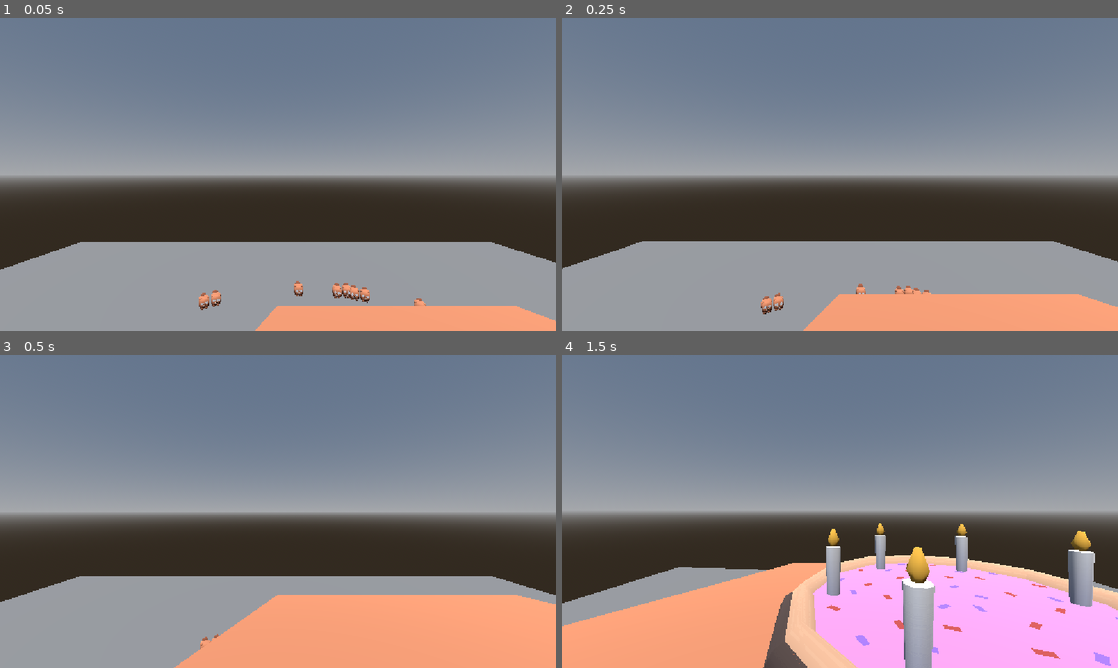
Above: before the commit, frames 1-4 (two rows, left to right).
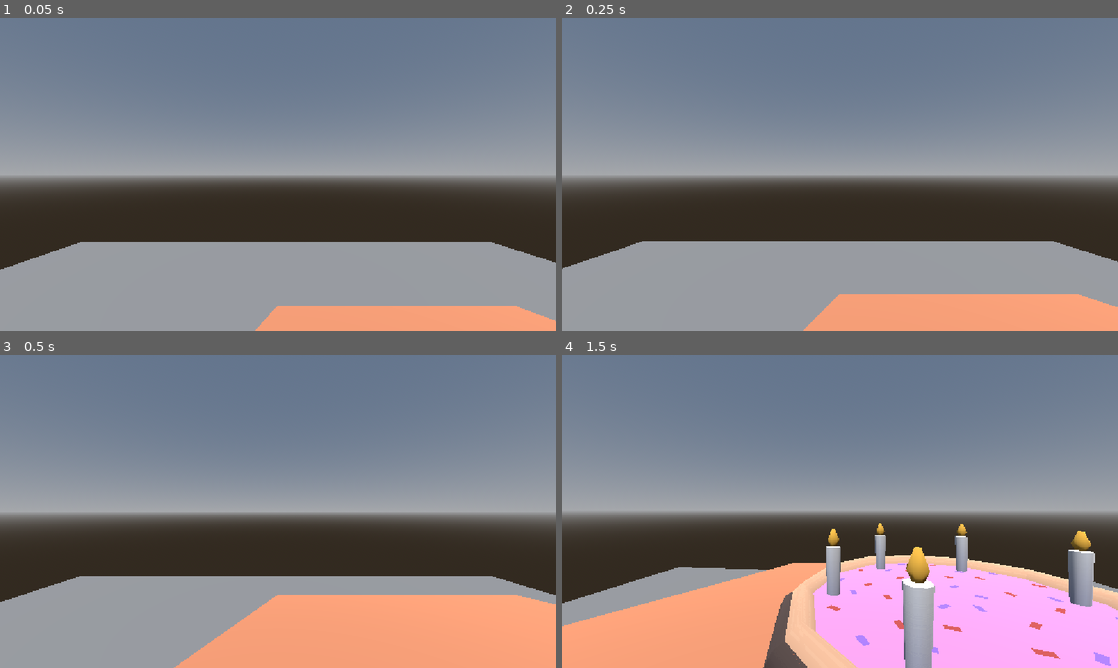
Above: after the commit, the same moments.

Repository: Constanze3/kenney-jam-2026
Game: Godot game, scene res://scenes/game.tscn
The game is run twice, just before and just after one commit, with the same random seed, the same clock (stepped at 60 frames per second) and the same inputs.
Inputs (mouse positions are in pixels of both pictures, inside the frame that each line leads up to):
- Up to frame 1 (0.05 s): no input
- Up to frame 2 (0.25 s): no input
- Up to frame 3 (0.5 s): no input
- Up to frame 4 (1.5 s): move the mouse to (962, 495) at 0.52 s; hold D (right) 0.53-1.28 s; tap Space (jump) at 0.6, 0.77, 1.07, 1.35 s; click (962, 495) at 0.67 s; move the mouse to (812, 511) at 1.27 s; hold W (forward) from 1.28 s (still down)

The runs differ from the first frame. In frame 1, 0.5% of the frame differs, in the area x 35-77%, y 84-94%; in frame 2, 0.3%; in frame 3, less than 0.1%; in frame 4, nothing differs.

Commit message:
feat:start on wave customization

Diff:
--- /dev/null
+++ b/data/enemies.json
@@ -0,0 +1,42 @@
+[
+	{
+		"name": "beaver",
+		"health": 50,
+		"damage": 10,
+		"walk_speed" : 5,
+		"climb_speed" : 3,
+		"jump_height" : 6,
+		"scale" : 1,
+		"path": "res://assets/cube_pets/animal-beaver.glb"
+	},
+	{
+		"name": "bee",
+		"health": 25,
+		"damage": 12,
+		"walk_speed" : 7,
+		"climb_speed" : 6,
+		"jump_height" : 7,
+		"scale" : 0.75,
+		"path": "res://assets/cube_pets/animal-bee.glb"
+	},
+	{
+		"name": "bunny",
+		"health": 30,
+		"damage": 6,
+		"walk_speed" : 6,
+		"climb_speed" : 5,
+		"jump_height" : 8,
+		"scale" : 0.8,
+		"path": "res://assets/cube_pets/animal-bunny.glb"
+	},
+	{
+		"name": "elephant",
+		"health": 100,
+		"damage": 10,
+		"walk_speed" : 2,
+		"climb_speed" : 2,
+		"jump_height" : 2,
+		"scale" : 1.5,
+		"path": "res://assets/cube_pets/animal-elephant.glb"
+	}
+]
--- /dev/null
+++ b/data/waves.json
@@ -0,0 +1,23 @@
+[
+	{
+		"duration": 123,
+		"enemy_counts": {
+			"beaver": 10
+		}
+	},
+	{
+		"duration": 123,
+		"enemy_counts": {
+			"beaver": 6,
+			"bee":5
+		}
+	},
+	{
+		"duration": 123,
+		"enemy_counts": {
+			"beaver": 10,
+			"bee":4
+		}
+	}
+
+]
--- a/scenes/enemy.tscn
+++ b/scenes/enemy.tscn
@@ -15,7 +15,8 @@
 script = ExtResource("1_md0e3")
 face_area = NodePath("FaceTrigger")
 jump_force = 10.0
-climbing_velocity = 4.0
+climbing_velocity = 8.0
+speed = 15.0
 
 [node name="CollisionShape3D" type="CollisionShape3D" parent="." unique_id=1250081614]
 transform = Transform3D(1, 0, 0, 0, 1, 0, 0, 0, 1, 0, 0, -0.00024414063)
--- a/scenes/game.tscn
+++ b/scenes/game.tscn
@@ -2,6 +2,7 @@
 
 [ext_resource type="Script" uid="uid://dneugbi18nmw0" path="res://scripts/game_manager.gd" id="1_iywne"]
 [ext_resource type="PackedScene" uid="uid://c6nf62wo63a4j" path="res://scenes/enemy_spawner.tscn" id="1_uwrxv"]
+[ext_resource type="JSON" path="res://data/waves.json" id="2_u5sy4"]
 [ext_resource type="PackedScene" uid="uid://b5uwl2dp48qjo" path="res://scenes/enemy.tscn" id="2_yqjtg"]
 [ext_resource type="PackedScene" uid="uid://maen18bhyk43" path="res://scenes/player.tscn" id="3_lnu2h"]
 [ext_resource type="Texture2D" uid="uid://d26dikvntj27w" path="res://assets/castle_kit/Textures/colormap.png" id="4_lbhrr"]
@@ -109,10 +110,13 @@
 [sub_resource type="CylinderShape3D" id="CylinderShape3D_iywne"]
 height = 1.7691919
 
-[node name="Game" type="Node3D" unique_id=2062472101 node_paths=PackedStringArray("tower")]
+[node name="Game" type="Node3D" unique_id=2062472101 node_paths=PackedStringArray("tower", "enemy_spawner")]
 script = ExtResource("1_iywne")
 tower = NodePath("Tower")
+enemy_spawner = NodePath("EnemySpawner")
 max_tower_health = 100.0
+wait_timer = 5.0
+wave_data = ExtResource("2_u5sy4")
 
 [node name="Player" parent="." unique_id=432607406 instance=ExtResource("3_lnu2h")]
 transform = Transform3D(1, 0, 0, 0, 1, 0, 0, 0, 1, -3.0830936, 26.331724, -0.040649414)
--- a/scripts/enemy.gd
+++ b/scripts/enemy.gd
@@ -1,14 +1,17 @@
 class_name Enemy
 extends CharacterBody3D
 
-const SPEED = 5.0
-const JUMP_VELOCITY = 4.5
+@export var face_area : Area3D
+@export_category("Movement")
+@export var jump_force : float
+@export var climbing_velocity : float
+@export var speed = 5.0
 
-@export var face_area : Area3D
+@export_group("Debug")
+@export var climbing : bool
 @export var should_jump : bool
-@export var jump_force : float
-@export var climbing : bool
-@export var climbing_velocity : float
+
+
 
 func _ready() -> void:
 	face_area.body_entered.connect(on_body_entered)
@@ -35,16 +38,21 @@
 
 	var direction := (Vector3(0,30,0) - position).normalized()
 	if direction:
-		velocity.x = direction.x * SPEED
-		velocity.z = direction.z * SPEED
+		velocity.x = direction.x * speed
+		velocity.z = direction.z * speed
 	else:
-		velocity.x = move_toward(velocity.x, 0, SPEED)
-		velocity.z = move_toward(velocity.z, 0, SPEED)
+		velocity.x = move_toward(velocity.x, 0, speed)
+		velocity.z = move_toward(velocity.z, 0, speed)
 
 	move_and_slide()
 
+#Function called when climbing surfaces
 func climb() -> void:
 	velocity.y = climbing_velocity
+
+#Used to keep track of the amount of current enemies left in GameManager
+func _exit_tree() -> void:
+	Constants.game_manager.current_enemy_count -= 1
 
 func on_body_entered(body: Node3D) -> void:
 	if body is Enemy and body.name != name:
--- a/scripts/enemy_spawner.gd
+++ b/scripts/enemy_spawner.gd
@@ -1,21 +1,17 @@
+class_name  EnemySpawner
 extends Node
 @export var enemy_scene : PackedScene
 @export var spawn_radius : float
+@export var enemy_data : JSON
 var angle : float
-# Called when the node enters the scene tree for the first time.
-func _ready() -> void:
-	for i in 40:
-		_spawn_enemy()
-# Called every frame. 'delta' is the elapsed time since the previous frame.
-func _process(delta: float) -> void:
-	pass
 
-func _spawn_enemy() -> void:
-	var new_enemy := enemy_scene.instantiate() as Node3D
-	add_child(new_enemy)
-	angle = randf() * TAU
-	new_enemy.global_position =  (Vector3 (
-			cos(angle) * spawn_radius,
-			10.0,
-			sin(angle) * spawn_radius
-			))
+func spawn_enemies(count : int) -> void:
+	for i in count:
+		var new_enemy := enemy_scene.instantiate() as Node3D
+		add_child(new_enemy)
+		angle = randf() * TAU
+		new_enemy.global_position =  (Vector3 (
+				cos(angle) * spawn_radius,
+				10.0,
+				sin(angle) * spawn_radius
+				))
--- a/scripts/food.gd
+++ b/scripts/food.gd
@@ -2,20 +2,21 @@
 
 @export var eat_area: Area3D
 @export var cake : Node3D
+
 var game_manager : GameManager
-var x : int
 
 func _ready() -> void:
+	#Initialize the signals and the global constants.
 	game_manager = Constants.game_manager
 	eat_area.body_entered.connect(on_body_entered)
-	print(game_manager)
 
 func on_body_entered(body: Node3D) -> void:
+	#If the collider is enemy class we destroy it and damage the tower
 	if body is Enemy:
-		x += 1
 		body.set_physics_process(false)
 		body.queue_free()
-		print(x)
 		game_manager.damage_tower(2)
-		var health_scale : float = game_manager.tower_health/game_manager.max_tower_health
+		#Scale the cake down according to the max health
+		var health_scale : float = (
+			game_manager.tower_health/game_manager.max_tower_health)
 		cake.scale = Vector3(health_scale, health_scale, health_scale)
--- a/scripts/game_manager.gd
+++ b/scripts/game_manager.gd
@@ -2,13 +2,56 @@
 extends Node
 
 @export var tower : Node3D
+@export var enemy_spawner : EnemySpawner
+@export_category("Tower Data")
 @export var max_tower_health : float
 @export var tower_health : float
+@export_category("Enemy/Wave")
+@export var wave_no : int
+@export var current_enemy_count : int
+@export var wave_enemy_count : int
+@export var wait_timer : float
+@export var wave_data: JSON
+
+
+var wave_ended: bool = false
+
 func _enter_tree() -> void:
 	Constants.game_manager = self
 
+
+func _process(delta: float) -> void:
+	if tower_health <= 0:
+		game_over()
+	if current_enemy_count == 0 and !wave_ended:
+		end_wave()
+		wave_ended = true
+
+
 func _ready() -> void:
 	tower_health = max_tower_health
+	wave_no = 0
+	start_wave()
+
+func start_wave() -> void:
+	print("New wave started!")
+	wave_no += 1
+
+	#wave_enemy_count = wave_array[wave_no]
+	#current_enemy_count = wave_enemy_count
+
+	#enemy_spawner.spawn_enemies(wave_array[wave_no])
+	#wave_ended = false
+	return
+
+func end_wave() -> void:
+	print("Wave ended!")
+	await get_tree().create_timer(wait_timer).timeout
+	start_wave()
+	return
 
 func damage_tower (damage_amount : int) -> void:
 	tower_health = tower_health - damage_amount
+
+func game_over() -> void:
+	return
Not shown, changed: .DS_Store
